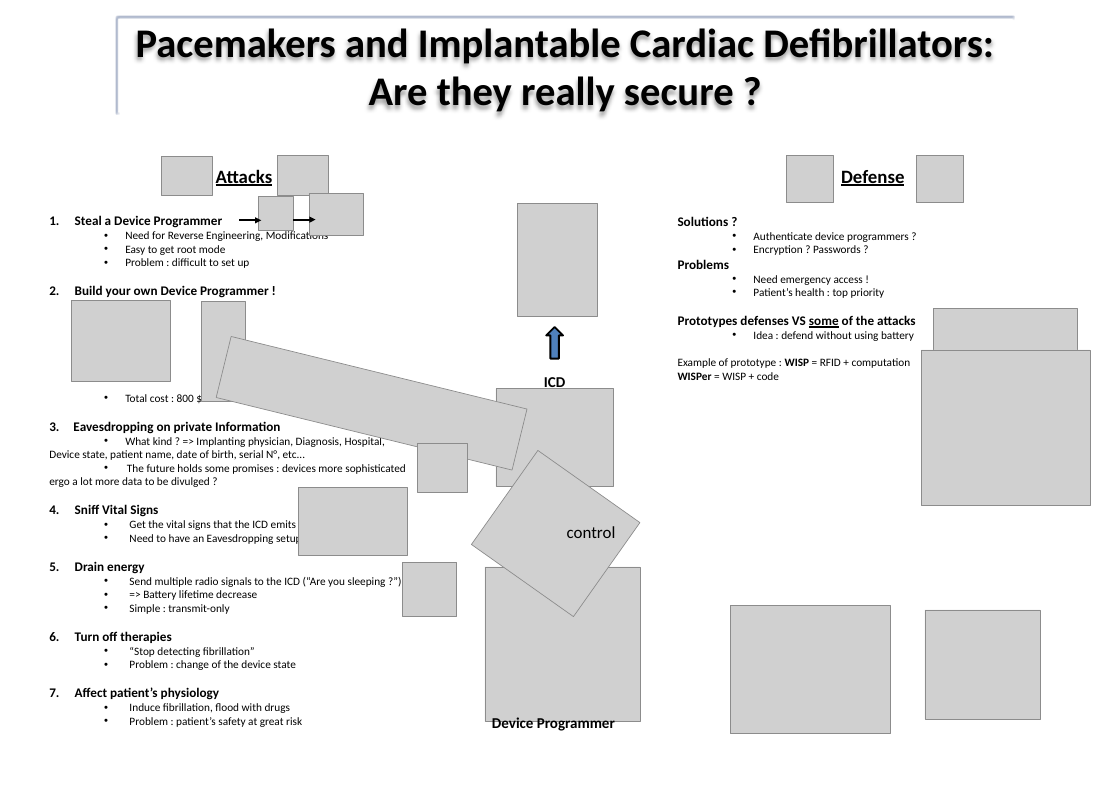
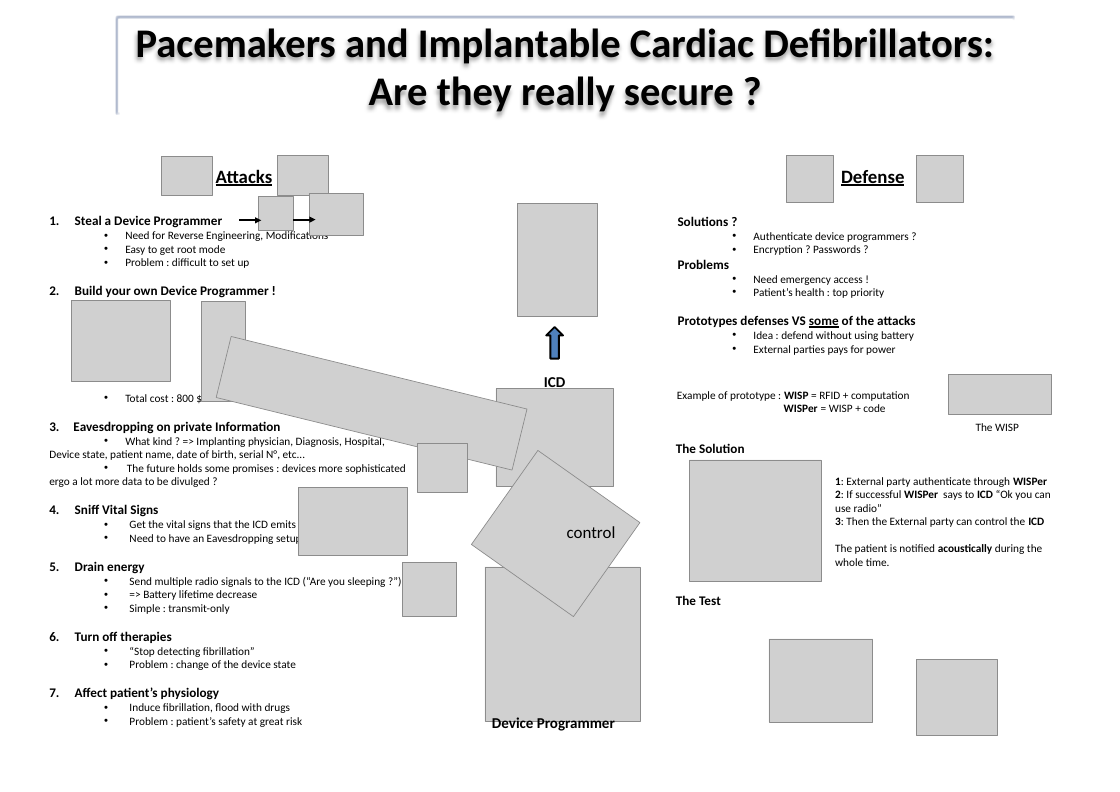
Before and after one commit to LilyOfTheWest/M1-Info, a slide deck: slide 1 of ENGLISH/POSTER/Pacemakers and implantable cardiac defibrillators.pptx. Drawn at 1120x792 pixels with LibreOffice and Linux fonts; fonts in the diff are those of the drawing; grey boxes stand for pictures; background and template pictures are left out. Boxes give left, top, right and bottom in pixels: in the first picture for what was removed or moved away, otherwise in the second. Text is boxed around its words. In the diff, an @@ line names an element or a change of style, - is before the commit and + after.

Commit message:
Modif Poster

```diff
--- a/ENGLISH/POSTER/Pacemakers and implantable cardiac defibrillators.pptx
+++ b/ENGLISH/POSTER/Pacemakers and implantable cardiac defibrillators.pptx
@@ picture removed at [933, 308, 1077, 364] @@
@@ text at [753, 345, 895, 355]: text changed @@
-Example of prototype : WISP = RFID + computation
-WISPer = WISP + code
+  • External parties pays for power
@@ picture added at [948, 374, 1051, 414] @@
@@ text added at [677, 391, 910, 412], 12 pt, text #000000 @@
+Example of prototype : WISP = RFID + computation
+WISPer = WISP + code
@@ text added at [676, 443, 745, 453], 14 pt, text #000000, bold @@
+The Solution
@@ text added at [976, 423, 1019, 431], 12 pt, text #000000 @@
+The WISP
@@ picture: place and size @@
-picture at [922, 350, 1090, 506]
+picture at [689, 460, 821, 581]
@@ text added at [835, 477, 1051, 566], 12 pt, text #000000 @@
+1: External party authenticate through WISPer
+2: If successful WISPer says to ICD “Ok you can use radio”
+3: Then the External party can control the ICD
+The patient is notified acoustically during the whole time.
@@ text added at [676, 595, 721, 605], 14 pt, text #000000, bold @@
+The Test
@@ picture: place and size @@
-picture at [730, 605, 890, 733]
+picture at [769, 639, 872, 723]
@@ picture: place and size @@
-picture at [925, 610, 1040, 719]
+picture at [916, 659, 997, 735]
```
